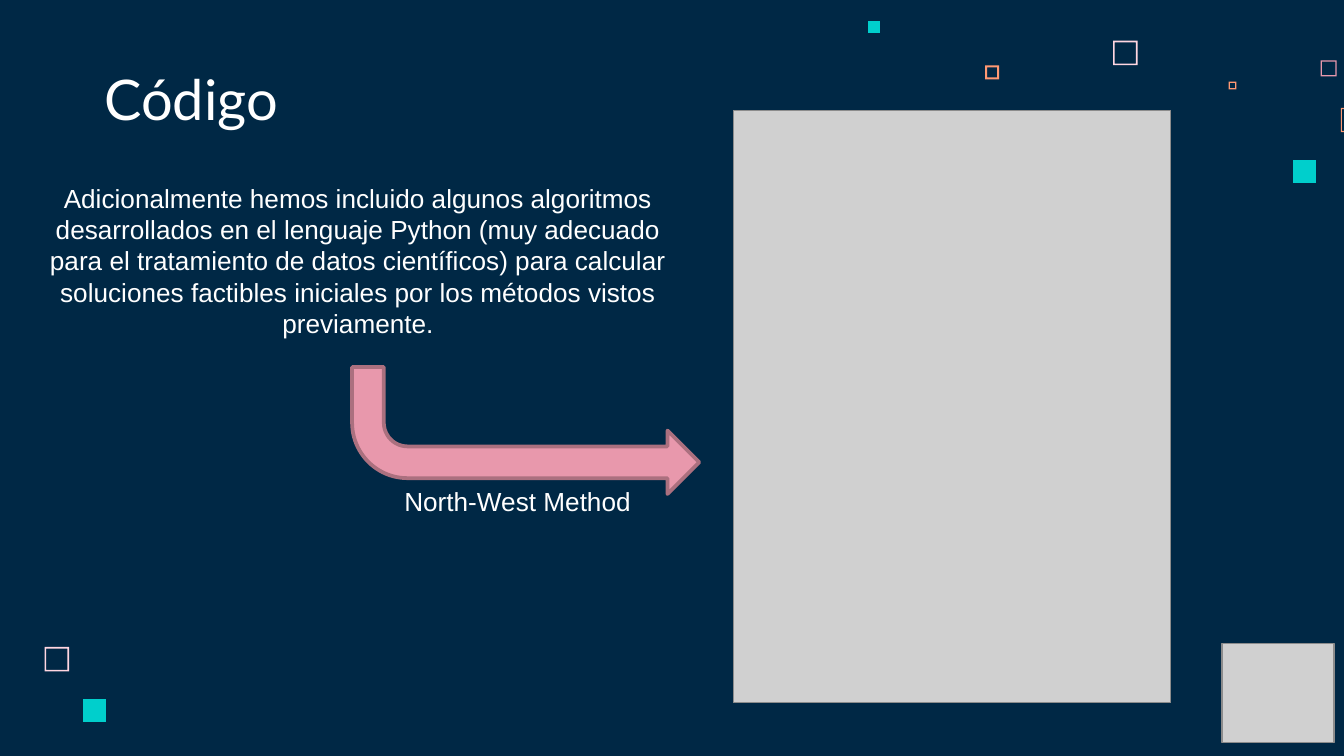
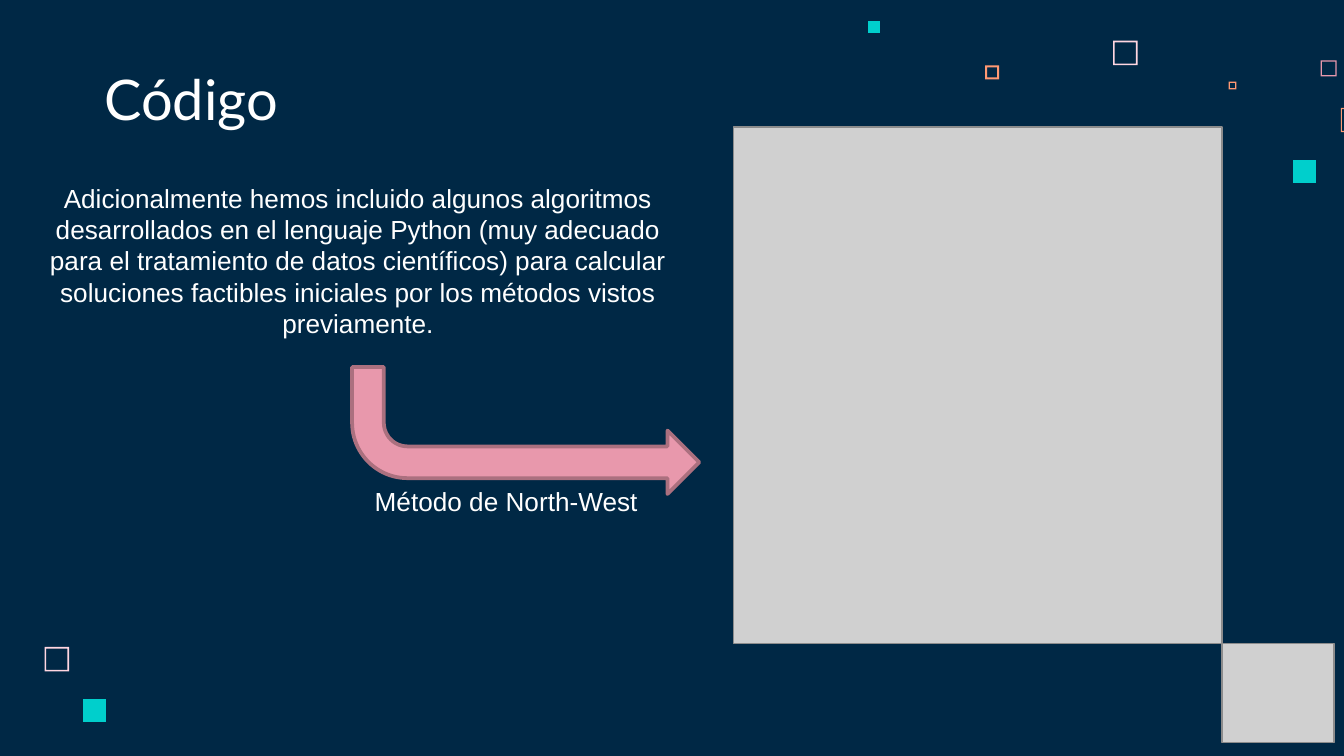
Before and after one commit to Fertry/MASI, a slide deck: slide 39 of Presentación - Problema del Transporte MASI.pptx (slide 36 before the commit). Drawn at 1344x756 pixels with LibreOffice and Linux fonts; fonts in the diff are those of the drawing; grey boxes stand for pictures. Boxes give left, top, right and bottom in pixels: in the first picture for what was removed or moved away, otherwise in the second. Text is boxed around its words. In the diff, an @@ line names an element or a change of style, - is before the commit and + after.

```diff
--- a/Presentación - Problema del Transporte MASI.pptx
+++ b/Presentación - Problema del Transporte MASI.pptx
@@ picture: place and size @@
-picture at bbox=[734, 110, 1171, 703]
+picture at bbox=[734, 128, 1222, 644]
@@ text at bbox=[375, 491, 638, 512]: text changed @@
-North-West Method
+Método de North-West
```
Also in this commit, not shown: 8 other slides changed, 4 slides added, 1 slide removed, 3 other files.
